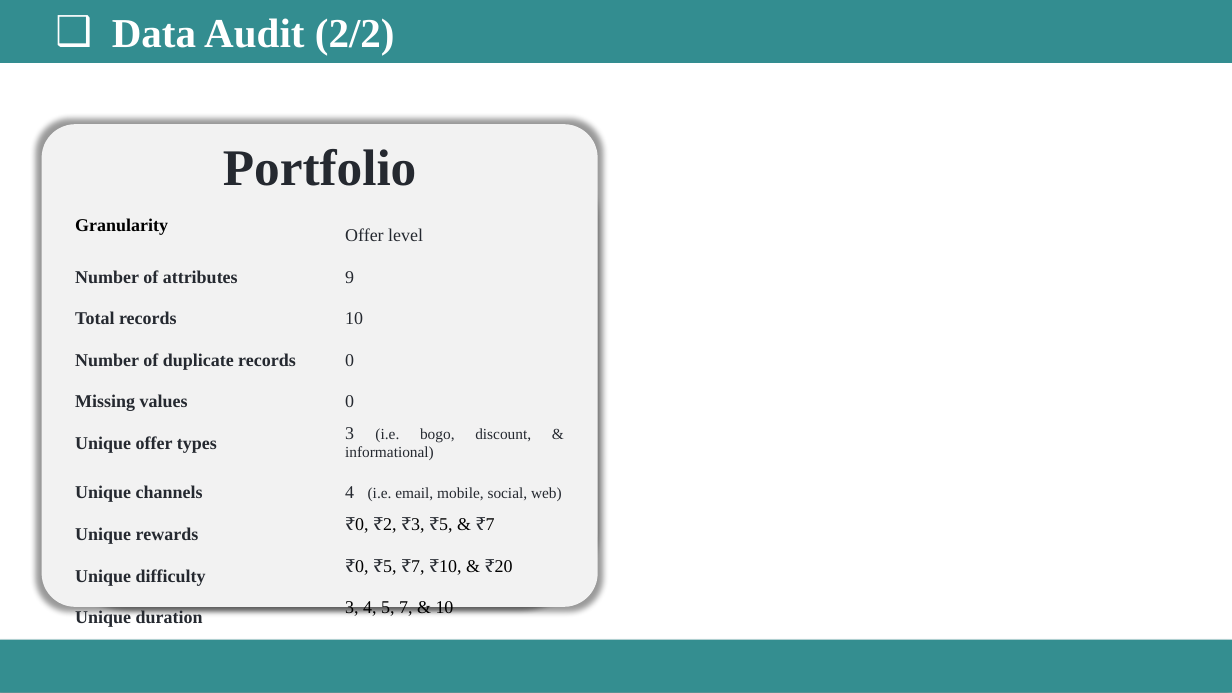
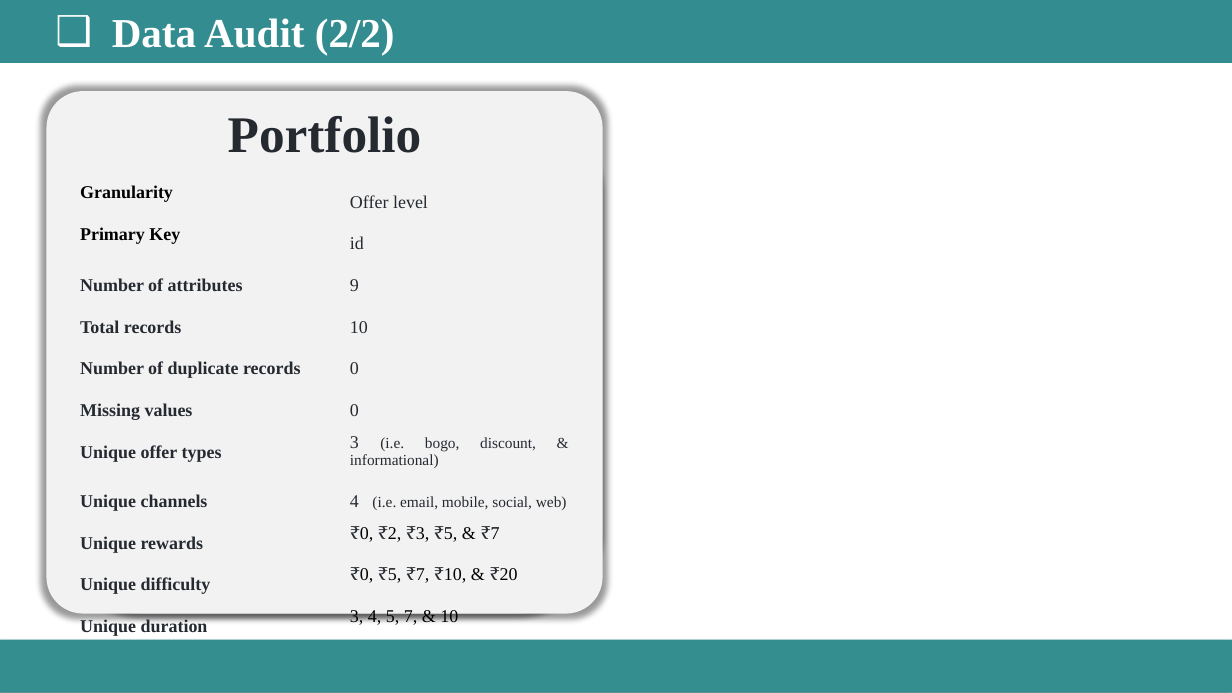
Before and after one commit to Dipesh-Ydv/Starbucks-Analysis, a slide deck: slide 14 of Starbucks_Analysis_Presentation.pptx. Drawn at 1232x693 pixels with LibreOffice and Linux fonts; fonts in the diff are those of the drawing. Boxes give left, top, right and bottom in pixels: in the first picture for what was removed or moved away, otherwise in the second. Text is boxed around its words. In the diff, an @@ line names an element or a change of style, - is before the commit and + after.

```diff
--- a/Starbucks_Analysis_Presentation.pptx
+++ b/Starbucks_Analysis_Presentation.pptx
@@ rounded rectangle resized from (x1=42, y1=124, x2=598, y2=606) to (x1=46, y1=91, x2=603, y2=614) @@
@@ rounded rectangle resized from (x1=52, y1=138, x2=598, y2=606) to (x1=56, y1=106, x2=603, y2=614) @@
@@ text "Portfolio" moved from (x1=223, y1=149, x2=417, y2=186) to (x1=228, y1=116, x2=422, y2=153) @@
@@ table at (x1=71, y1=177, x2=579, y2=640) @@
+row 2: Primary Key | id
@@ table resized from (x1=66, y1=211, x2=573, y2=632) to (x1=71, y1=177, x2=579, y2=640) @@
```
Also in this commit, not shown: 3 other slides changed, 4 slides added, 6 other files.
